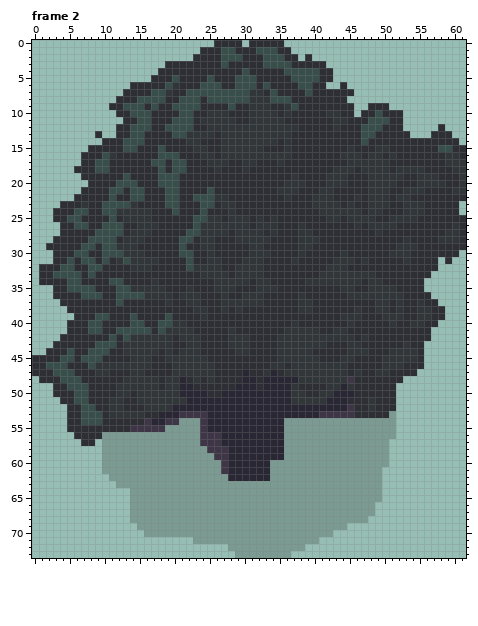
Two states of a pixel-art file, resources/asesprite/Tree Oak Render.aseprite. The picture above was drawn from the file before the commit.
62x74 pixels, 6 frames. Pixels under 10% opacity are left out. Colours within 5 levels of each other are drawn and written as one. Shown: frame 2. The commit also changed other frames, which this record leaves out.
And afterwards:
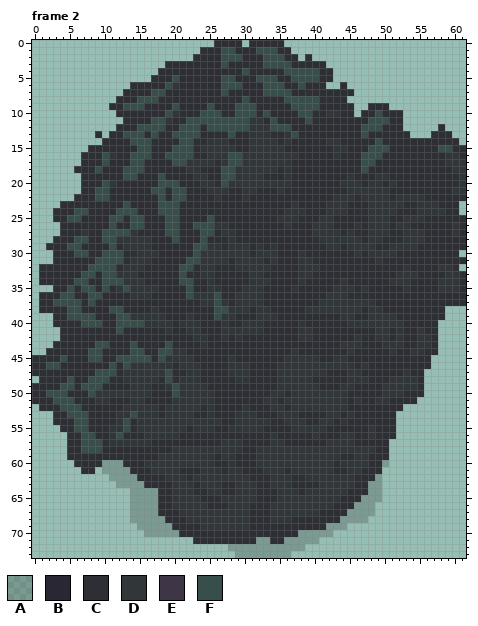
Palette (. is transparent): A #00000030  B #292733  C #2d2f35  D #313638  E #3e3546  F #374e4a
Diff:
layer "Top" now shown
Changed rows in their new state; - is an unchanged pixel.
Frame 2, layer "Top":
first column x 0:
 5 -------------------------C-FFCCCFFF---------------------------
 6 ------------------------CCCFF-CC--FF---C----------------------
 7 -------------------C--CCCCC-CCCCCF-FF--C----------------------
 8 ------------------C--CCC-CCCCC-CCCCC-FFFF---------------------
 9 -----------------C---CCC-F--CFFFCC--C-FFF---------------------
10 --------------CCC--FDCC-FFFC-FFFCFC-C-FF----------------------
11 ---------------CCFFDCC-FFFFFFFF--CFC---F---CC-----------------
12 --------------C--FFCC--F-FFFFFF---FFFC-----C------------------
13 -----------C-F---F----FFCC-CFCC---CC-F----------C-------------
14 -------------C--F----FFC-DD-CCC-----------DD---C-F------------
15 -------------CCFF-C-FFFC-DD--CC--DDDC------DDC--FFF-----------
16 --------------FFF-C--FF-C-D-FF-------D-----DCCCFFF-C----------
17 ---------C----FF-CC---DDD-C-FF--DDD-D--------CCFFCC-----------
18 ----------C--FFF--C-CCDD--CFFD-DDDD-D------CCC-FCCC-CCCC------
19 --------------F----CC--DD--FFDDDD---DC----CCCD--C--CC--CCC----
20 -------C--FDCCC---------DD-FDDDDDDDD-CC---CC-DD---C----CCCC---
21 ---------FFCC-CC-FFC-F---DDD--DD----CC---CC--DDD-----CCC------
22 ---------FFC--CC--FC-F-CCC-C--D-----C---CCCDDDCD------DD------
23 -------C--CCC-C---F-----CC-CC--------D--CC--DC-----DDCC-DD----
24 ----------CCFFFCC-FF----C---C-------DDD--C---CC---DD-CC-DDD---
25 ------------FCFFC--FF--CCFC-CCC-C-CDDD---D-C-CCC-DDCC--D------
26 ------CC--C-C-FFCC-FF---FF--CCC-CCC-D-C-DDD--------CDD--------
27 -------D-C---F-CC--FF-CCFFC-DCCCC-C---CCDDDD-D--D-D--DDD---C--
28 ------FFCC--D---D---FCC-FC--DCCCCC----CCCDDDDDD-DD----DD--CCC-
29 -----FFCC-C-C--DD----C-FF-D-DDDC--D---CC--DD-DDDD--D----------
30 -------------CC-DD---CCFD-DDDDDC--D---------C-D-DDD-CC--------
31 -----C-CCF-FFC---C-----FD--D-D----D--CDD---CCC-C-D---C----C-CC
32 ----CC----FF-D--C----F-C--C------D----DDD-CCC--------D----DDC-
33 ---CCCCF--FFDDD------F----CC-CC-------DD-CCCCCCCC---DDD--CCDDC
34 -----C-F--F--DDD-C---FF--DCCCCCD------DCCCCC-CC-CC-DDD--CCDDDC
35 ------C---F-D-----C---F--D-CC-DD-CC--D-----D---DCCCC-D--CCDDDC
36 -CC-FF-C----CCDD-CCC-CF-DDFC-D--------C---DDDCCCCCCCC----CCCCC
37 -CCFFFF-F---C------C--CCDDF-C---------CC-DDDDDDDDCC-C--C--CCCC
38 -CCCCFF----FF----D-----CC-FFD-D-DD----C-DDDDDD--D-C-C--CC-----
39 ---CCFFFFCC-FFDDDDDC--D-C-FDD---DDD-----------C-DD--C--CC-----
40 ---CC--F----FF--DDDDC-DD---D--DDD----CD-------DDDDD-D-CC------
41 ----C---CC---CCCC-C-CC-D---D-DDDD---CC--C--CC----DD-D--D-C----
42 -----------C-CCCCCCC-CC-D--DC-C----CCC--CCCCCCDC-DD-D--DDC----
43 -----------C-CFCCCCF--CCD---CCC----CCCCCCC--D-----DDDC-DDC----
44 -----C----C--CFFCCFFD-CC-----CC----CC-CC------CC----CC-DCC----
45 -----C-C----FFFFF-F----CC---D------C-------D-C----CCCCC-C-----
46 ----C---CCCFCF---DDDC---CC--DDD---C-D--------D-D--CCC---C-----
47 ---CCC---FFF-D--DDDFCC--CC--DDD--CCD------CCCD---CC--D-C------
48 ----C-C-FFF--------FCDD--C---DDC-CCDDD--CCCCCDDD---DDDDC------
49 CCC-F-C-FF--CC---C--FDDDD----CCC-CCDD-DDD-CCD-----DDDDDC------
50 CCFFF-CCFDDD--D--CCCFDDDDD-CCCCCCCDDC--DD--DDC----DDDCCC------
51 CCCFFFCC-DDCC-D-CCCC--DDDDCCCCCCCDDCD-----DDD-D-CDD-CCC-------
52 -CCCFFFCC--CCDDD--C-DDDDCDCCCCDCCCDDCDDDDDDDDC--C---C---------
53 ---CCFF-CC-C--F-DDCDDDDCCDCCCDDDCCCDDDCCCCDDCD-----C----------
54 ---CC-F-CC--DF-DDDDDDDDDDDDCCDDDDDCCDDDCCDDCDCCCCCCC----------
55 ----C-FF---DDFCDDDDDDDCDDDCCDDDDDCCCCDDDDDCCCCCCDCCC----------
56 -----C-FF-CDFCCCDDDDDCCCCCCCCCCCCCDCCCCCDCCCDDCCDCCC----------
57 -----CCFFFCDDDDDDCCCCCCCCCCDDDCCCCDDCCCCCCDDDDCCCCC-----------
58 -----CCFFFCCCCCCCCCCDDDDDDDDDDCCDDDDDDDDDDDDDDDDDCC-----------
59 -----CCCCCCCCCCCCCDDDDDDDDCDDCCCDDDDDDDDDDDDCCDDCCC-----------
60 ------CCCC---CCCDDDDDDDDDDCCDCCCDDDDDDDDDDDCDDDDCC------------
61 -------CC-----CCCDDDDCCCDDDCDDCCCDDDCDDDDDDCCDDCCC------------
62 ---------------CCCCDDDCDDDDDDDDCCCDDDCCDDDDDDDCCC-------------
63 ----------------CCCCDDDCDDDCCDDDCCDDDCCCCDDDDDCC--------------
64 ------------------CCDDDCCDDCCDDDCCCDDDCDDDDDDCCC--------------
65 ------------------CCDDDDCCCDDDDDCCCDDDDDDDDDCCC---------------
66 ------------------CCDDDDDCCCDDDCCCDDDDDDDDDCCC----------------
67 ------------------CCCDDDDDDDDDDCCCDDDDDDDCCCC-----------------
68 -------------------CCCDDDDDDDDDCCCDDDCCCCCCC------------------
69 --------------------CCCCDDDDDDDCCCCCCCCCCC--------------------
70 ---------------------CCCCCCCCCCCCCCCCC------------------------
71 -----------------------CCCCCCCCC--CC--------------------------
